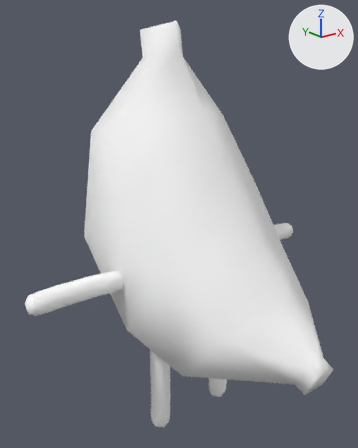
The glTF model static/sandbox/models/bananaGuy.glb: old version first, new version second.
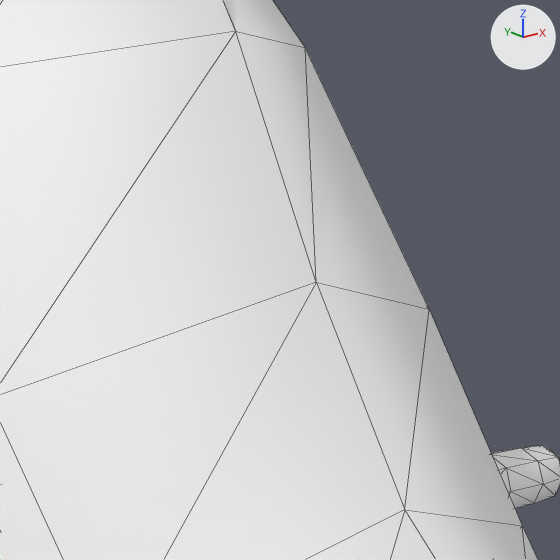
There are two pictures of each version: one whole from a camera (50 mm lens) standing at (-1.73, -1.9, 2.02) and looking at (-0.11, 0.11, 1.22), one close up on the part from 39% to 82% of the width and 23% to 57% of the height. The lights are fixed; the arrows at upper right show +X, +Y and +Z. The close-ups show mesh edges as thin lines. Where no turn or scale is listed for an object, it has been applied to the vertices.

In view in the first close-up: 'Cube3_copy5', 'Cube3_copy5.001'.
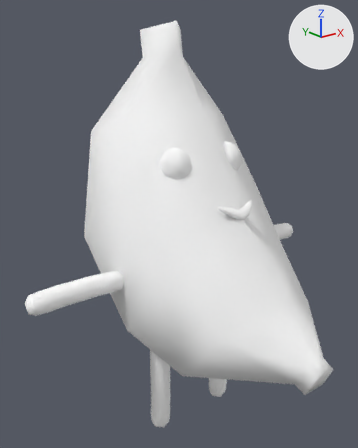
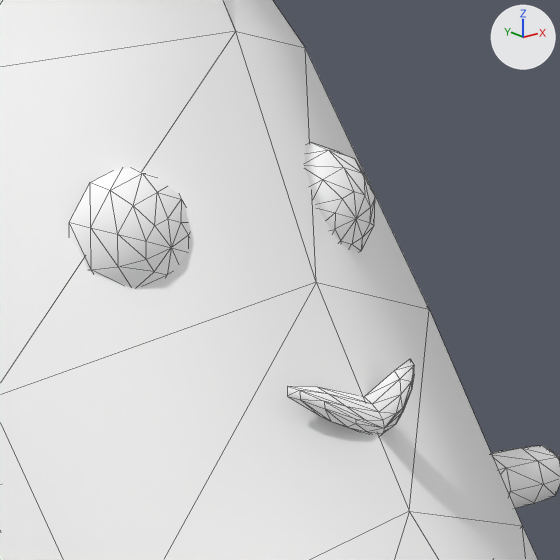
What differs and where, as boxes [x1, y1, x2, y2] in the close-ups (560 x 560 px):
'Cube3_copy5.003', reshaped (not visible before)
    after: [69, 142, 414, 435]
part 1 of me_cube3_copy5_003, added
    after: [305, 142, 375, 252]
part 2 of me_cube3_copy5_003, added
    after: [69, 168, 190, 287]
part 3 of me_cube3_copy5_003, added
    after: [287, 359, 414, 435]

Diff of the bpy script that builds the scene:
```diff
--- a/static/sandbox/models/bananaGuy.glb.py
+++ b/static/sandbox/models/bananaGuy.glb.py
@@ me_cube3_copy5_003 @@
 # used by ob_cube3_copy5_003; location = (0.0, 0.0, 0.0)
-me_cube3_copy5_003.from_pydata(...)  # 74 vertices, 144 faces; spans x -0.964..-0.413, y 0.156..0.27, z 0.889..1.007
+me_cube3_copy5_003.from_pydata(...)  # 197 vertices, 354 faces; spans x -0.964..0.271, y -0.254..0.27, z 0.889..1.646
+# me_cube3_copy5_003 part 1: a new loose piece of 41 vertices spanning x 0.08..0.271, y -0.023..0.078, z 1.445..1.646, in mat_default (white #ffffff)
+# me_cube3_copy5_003 part 2: a new loose piece of 41 vertices spanning x -0.272..-0.08, y -0.023..0.078, z 1.445..1.646, in mat_default (white #ffffff)
+# me_cube3_copy5_003 part 3: a new loose piece of 41 vertices spanning x -0.113..0.121, y -0.254..-0.19, z 1.295..1.377, in mat_default (white #ffffff)
 me_cube3_copy5_003.materials.append(mat_default)
```
